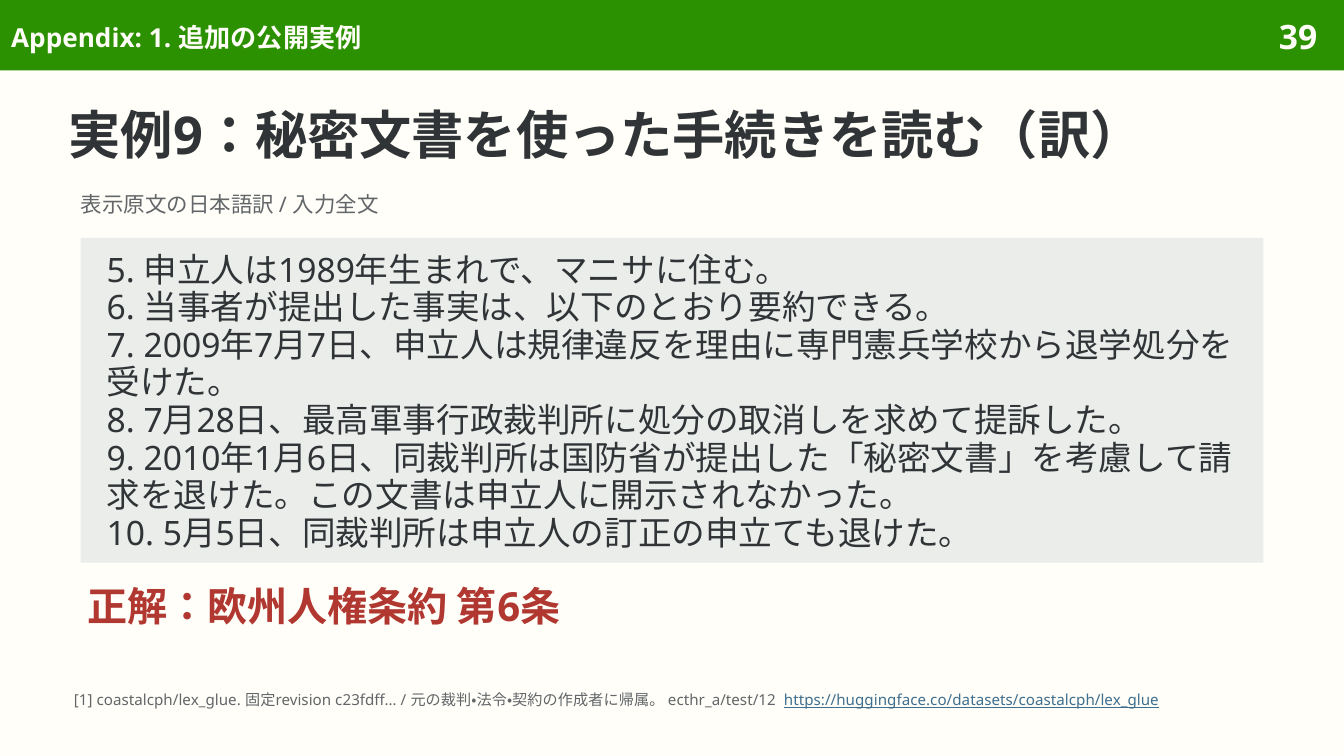
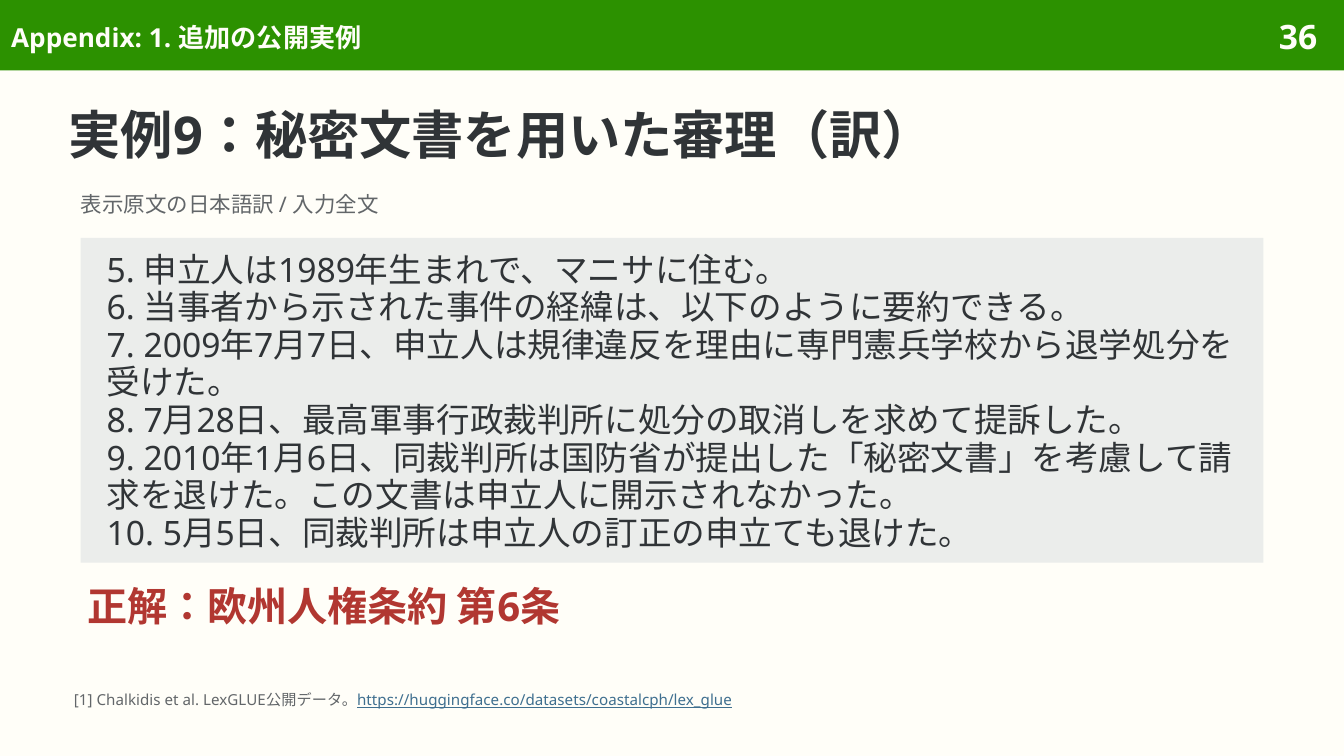
Before and after one commit to sasakiy84/datasets-in-10-minutes, a slide deck: slide 36 of slides/datasets-in-10-minutes-lexglue.pptx (slide 39 before the commit). Drawn at 1344x756 pixels with LibreOffice and Linux fonts; fonts in the diff are those of the drawing. Boxes give left, top, right and bottom in pixels: in the first picture for what was removed or moved away, otherwise in the second. Text is boxed around its words. In the diff, an @@ line names an element or a change of style, - is before the commit and + after.

Commit message:
Explain LexGLUE original tasks and clarify SCOTUS construction

```diff
--- a/slides/datasets-in-10-minutes-lexglue.pptx
+++ b/slides/datasets-in-10-minutes-lexglue.pptx
@@ page number at (1279, 24, 1317, 50): text changed @@
-39
+36
@@ title at (69, 109, 934, 159): text changed @@
-実例9：秘密文書を使った手続きを読む（訳）
+実例9：秘密文書を用いた審理（訳）
@@ text in rectangle at (107, 290, 1084, 329): text changed @@
-6. 当事者が提出した事実は、以下のとおり要約できる。
+6. 当事者から示された事件の経緯は、以下のように要約できる。
@@ text at (74, 692, 732, 709): text changed; text colour #626669 to #3F6F8F @@
-[1] coastalcph/lex_glue. 固定revision c23fdff… / 元の裁判・法令・契約の作成者に帰属。 ecthr_a/test/12 https://huggingface.co/datasets/coastalcph/lex_glue
+[1] Chalkidis et al. LexGLUE公開データ。https://huggingface.co/datasets/coastalcph/lex_glue
```
Also in this commit, not shown: 41 other slides changed, 8 slides removed, 44 other files.
